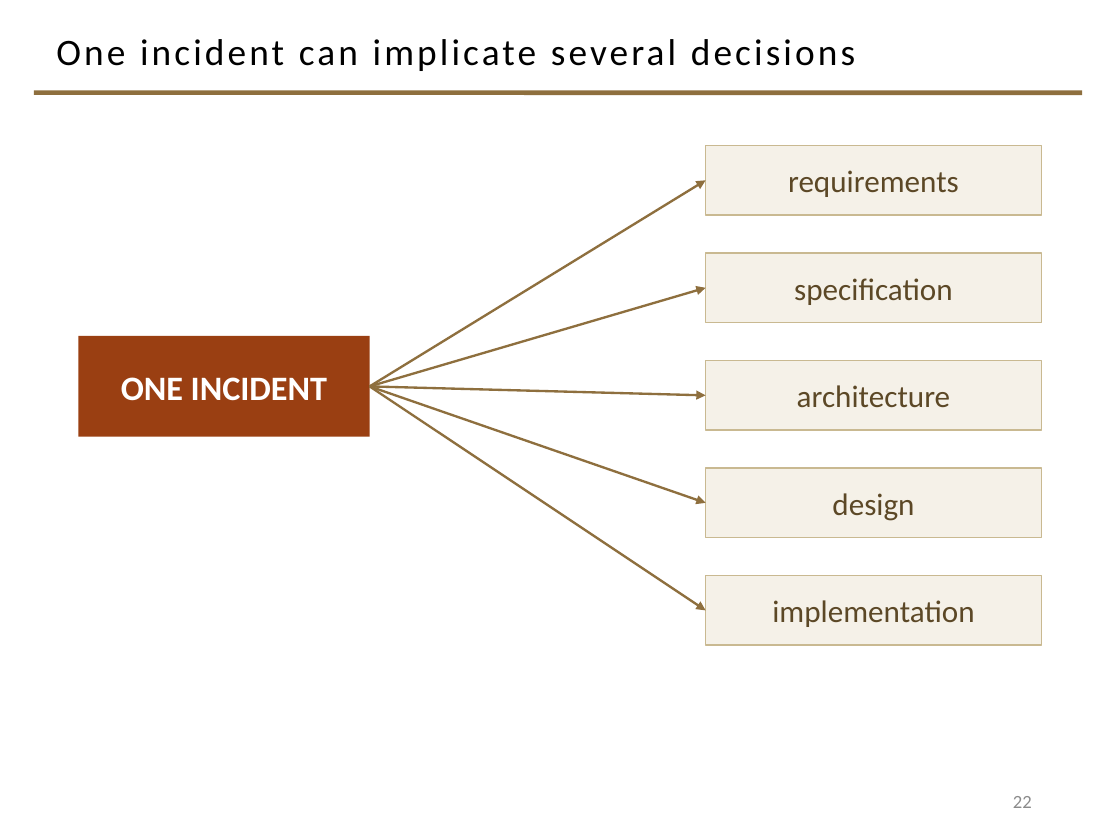
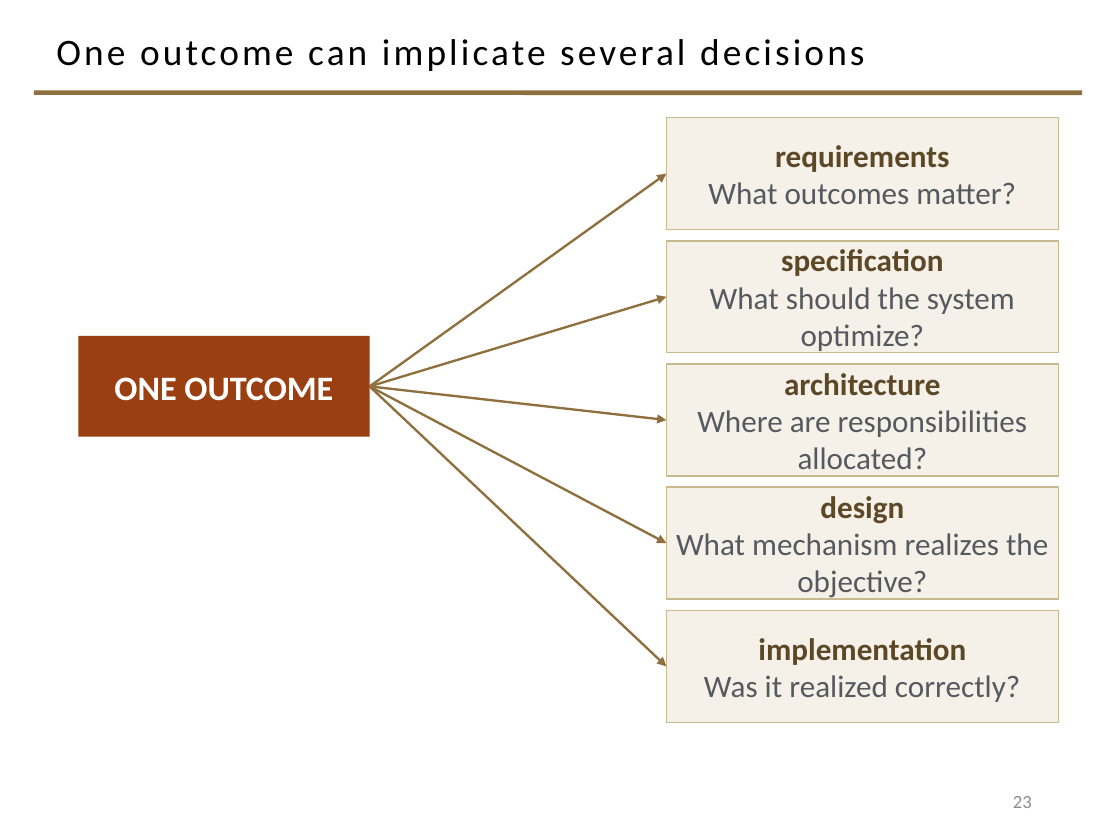
Before and after one commit to davisjam/model-based-agentic-software-engineering, a slide deck: slide 23 of course/lectures/act-2-delegation-and-control/04-failure-aware-engineering/2-4-Failure-Aware-Engineering.pptx (slide 22 before the commit). Drawn at 1120x840 pixels with LibreOffice and Linux fonts; fonts in the diff are those of the drawing; background and template pictures are left out. Boxes give left, top, right and bottom in pixels: in the first picture for what was removed or moved away, otherwise in the second. Text is boxed around its words. In the diff, an @@ line names an element or a change of style, - is before the commit and + after.

```diff
--- a/course/lectures/act-2-delegation-and-control/04-failure-aware-engineering/2-4-Failure-Aware-Engineering.pptx
+++ b/course/lectures/act-2-delegation-and-control/04-failure-aware-engineering/2-4-Failure-Aware-Engineering.pptx
@@ title at <box>56,39,864,71</box>: text changed @@
-One incident can implicate several decisions
+One outcome can implicate several decisions
@@ rectangle "requirements": place and size @@
-rectangle "requirements" at <box>706,146,1042,215</box>
+rectangle "requirements" at <box>666,118,1058,230</box>
@@ text in rectangle at <box>775,145,950,172</box>: bold on in "requirements" @@
@@ arrow moved from (370, 386) - (706, 180) to (370, 386) - (666, 174) @@
@@ text in rectangle at <box>708,182,1016,204</box>: paragraph added @@
+What outcomes matter?
@@ rectangle "specification": place and size @@
-rectangle "specification" at <box>706,253,1042,323</box>
+rectangle "specification" at <box>666,241,1058,353</box>
@@ text in rectangle at <box>781,249,943,276</box>: bold on in "specification" @@
@@ arrow moved from (370, 386) - (706, 288) to (370, 386) - (666, 297) @@
@@ text in rectangle at <box>710,287,1015,353</box>: paragraph added @@
+What should the system optimize?
@@ text in rectangle at <box>114,377,333,401</box>: text changed @@
-ONE INCIDENT
+ONE OUTCOME
@@ arrow moved from (370, 386) - (706, 395) to (370, 386) - (666, 420) @@
@@ arrow moved from (370, 386) - (706, 503) to (370, 386) - (666, 543) @@
@@ arrow moved from (370, 386) - (706, 610) to (370, 386) - (666, 666) @@
@@ rectangle "architecture": place and size @@
-rectangle "architecture" at <box>706,361,1042,430</box>
+rectangle "architecture" at <box>666,364,1058,476</box>
@@ text in rectangle at <box>784,373,940,396</box>: bold on in "architecture" @@
@@ text in rectangle at <box>697,410,1027,477</box>: paragraph added @@
+Where are responsibilities allocated?
@@ rectangle "design": place and size @@
-rectangle "design" at <box>706,468,1042,538</box>
+rectangle "design" at <box>666,487,1058,599</box>
@@ text in rectangle at <box>820,496,904,524</box>: bold on in "design" @@
@@ text in rectangle at <box>676,533,1048,600</box>: paragraph added @@
+What mechanism realizes the objective?
@@ rectangle "implementation": place and size @@
-rectangle "implementation" at <box>706,576,1042,645</box>
+rectangle "implementation" at <box>666,610,1058,722</box>
@@ text in rectangle at <box>758,638,966,665</box>: bold on in "implementation" @@
@@ text in rectangle at <box>704,675,1020,702</box>: paragraph added @@
+Was it realized correctly?
@@ page number at <box>1013,796,1032,808</box>: text changed @@
-22
+23
```
Also in this commit, not shown: 3 other slides changed, 2 slides added, 1 slide removed.
